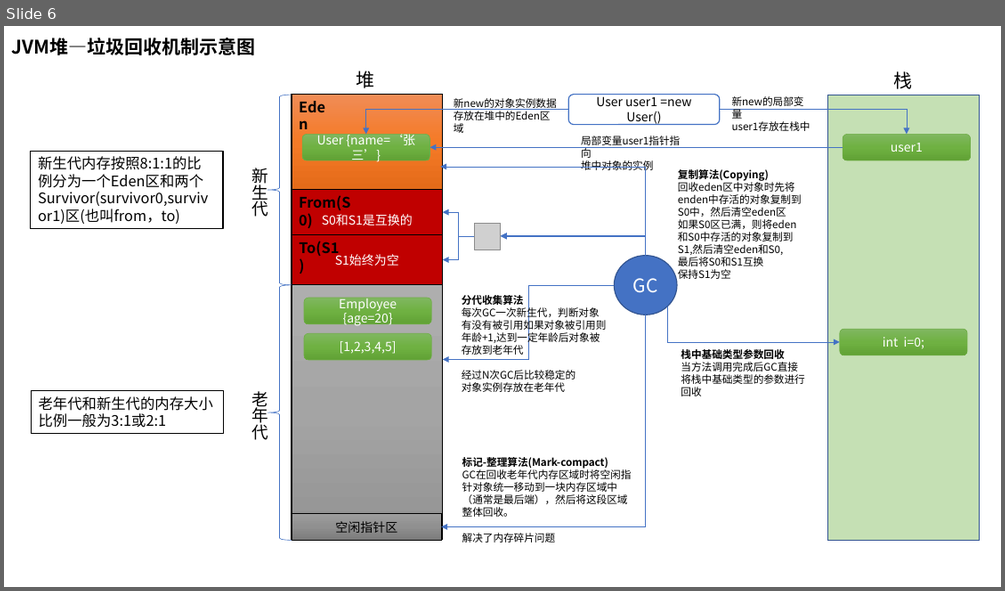
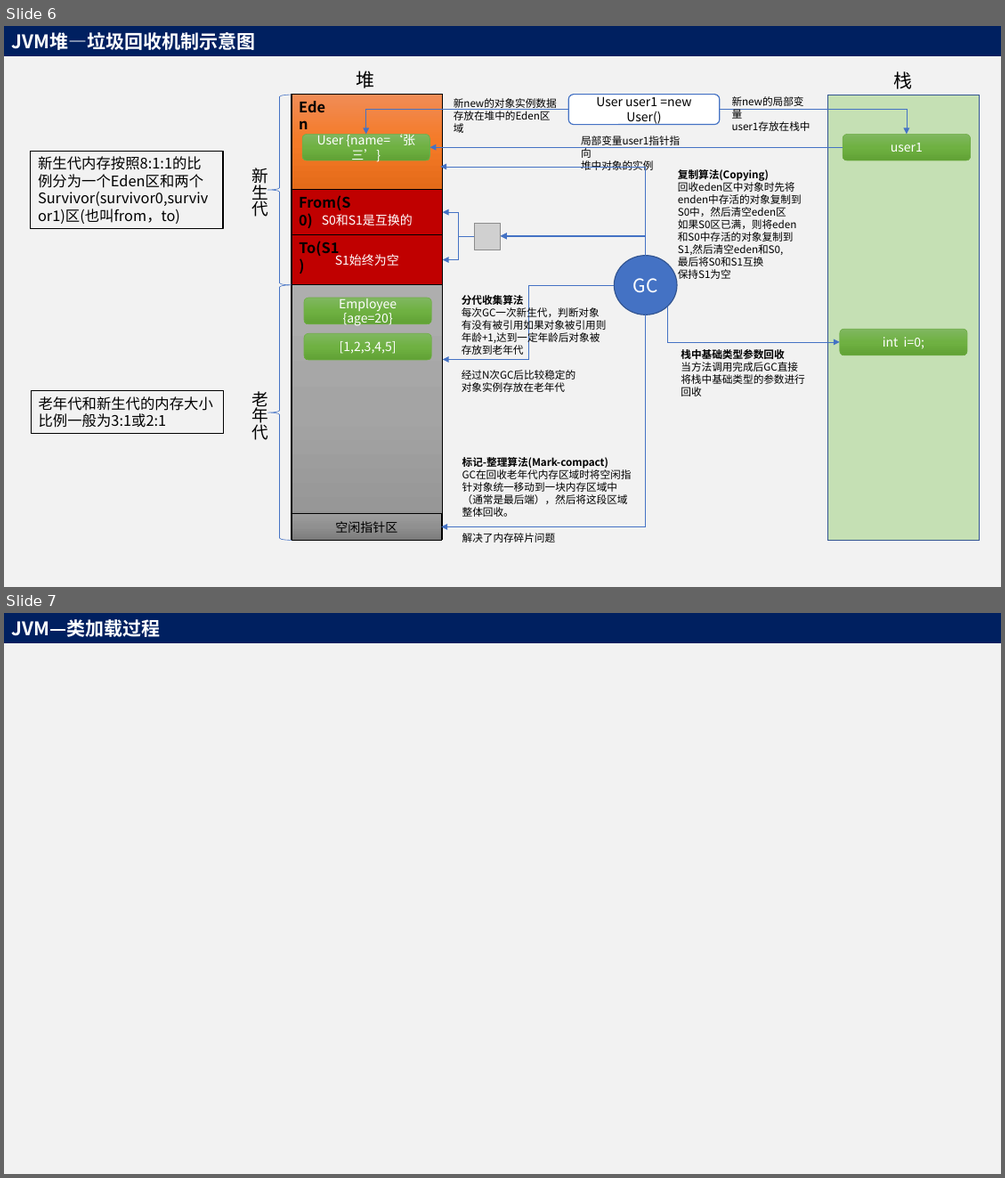
Before and after one commit to adwyxx/Node, a slide deck: Java.pptx. Shown one above the other, each under a label of ours: slide 6 before the commit, slides 6 and 7 after it. The pictures are 1005x591 and 1005x1178 pixels, drawn with LibreOffice and Linux fonts; fonts in the diff are those of the drawing; grey boxes stand for pictures. Boxes give left, top, right and bottom in pixels: in the first picture for what was removed or moved away, otherwise in the second. Text is boxed around its words. In the diff, an @@ line names an element or a change of style, - is before the commit and + after.

```diff
--- a/Java.pptx
+++ b/Java.pptx
@@ slide 7 added at <box>4,613,1001,1174</box>, background #F2F2F2 @@
@@ rectangle added at <box>4,613,1001,643</box>, fill #002060, 18 pt, text #FFFFFF, bold @@
+JVM—类加载过程
@@ slide 6 changed as well @@
@@ background #FFFFFF to #F2F2F2 @@
@@ rectangle "JVM堆—垃圾回收机制示意图": place and size @@
-rectangle "JVM堆—垃圾回收机制示意图" at <box>11,38,255,55</box>
+rectangle "JVM堆—垃圾回收机制示意图" at <box>4,26,1001,56</box>
@@ rectangle "JVM堆—垃圾回收机制示意图" at <box>4,26,1001,56</box>: text colour #000000 to #FFFFFF; fill none to #002060 @@
```
Also in this commit, not shown: 5 other slides changed, 2 other slides added, 2 other files.
